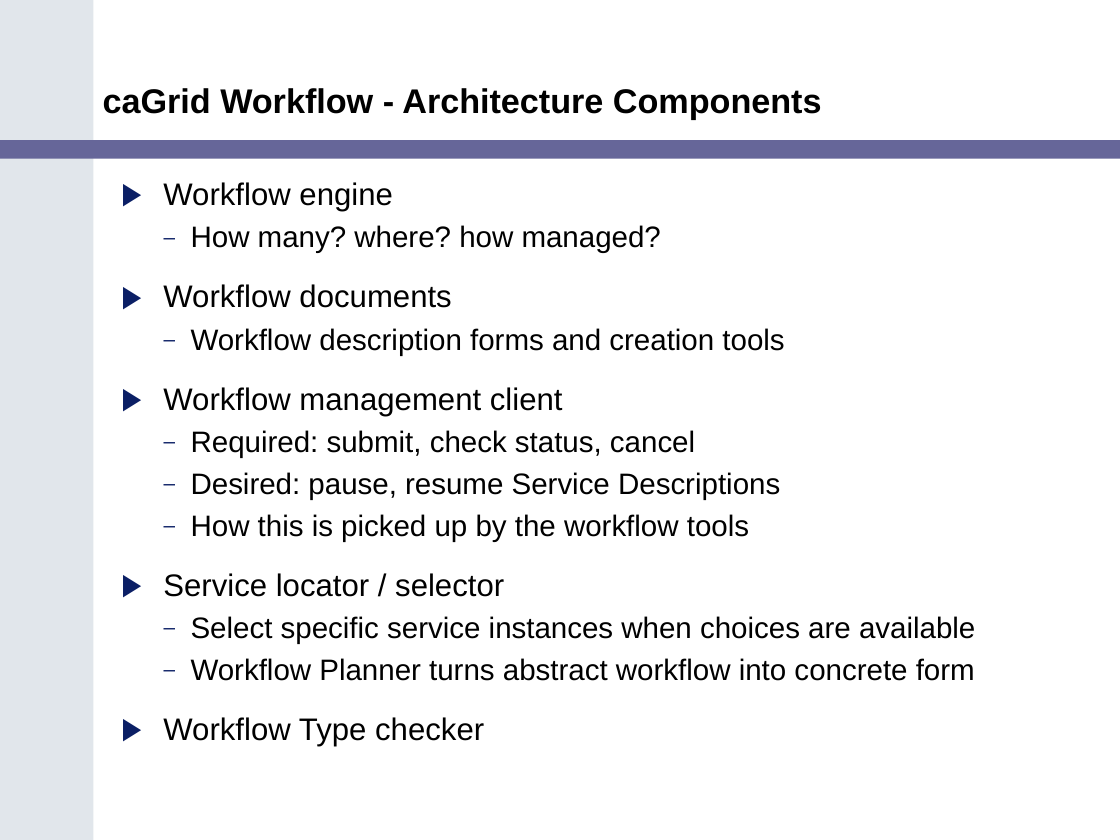
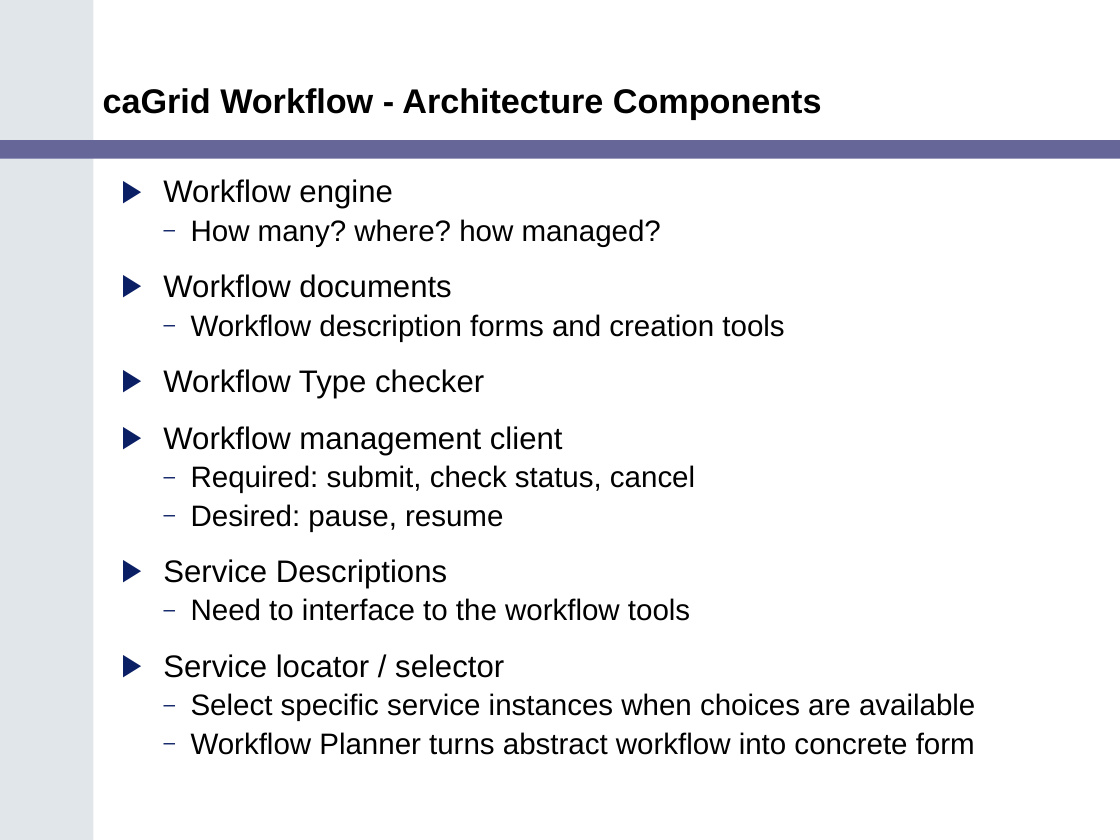
Before and after one commit to NCIP/cagrid-portal, a slide deck: slide 33 of cagrid-1-0/Documentation/presentations/200602_VCDE_ARCH/caGrid_Update_Arch_VCDE_Feb1.ppt. Drawn at 1120x840 pixels with LibreOffice and Linux fonts; fonts in the diff are those of the drawing; background and template pictures are left out. Boxes give left, top, right and bottom in pixels: in the first picture for what was removed or moved away, otherwise in the second. Text is boxed around its words. In the diff, an @@ line names an element or a change of style, - is before the commit and + after.

```diff
--- a/cagrid-1-0/Documentation/presentations/200602_VCDE_ARCH/caGrid_Update_Arch_VCDE_Feb1.ppt
+++ b/cagrid-1-0/Documentation/presentations/200602_VCDE_ARCH/caGrid_Update_Arch_VCDE_Feb1.ppt
@@ text at [163,179,975,755]: line spacing 0.95 to 0.85 @@
@@ text at [163,369,484,398]: paragraph added @@
+▶ Workflow Type checker
@@ text at [163,504,690,621]: text changed @@
-  – Desired: pause, resume Service Descriptions
-  – How this is picked up by the workflow tools
+  – Desired: pause, resume
+▶ Service Descriptions
+  – Need to interface to the workflow tools
@@ text at [163,717,484,746]: paragraph removed @@
-▶ Workflow Type checker
```
Also in this commit, not shown: 6 other slides changed, 3 slides added, 1 slide removed.
